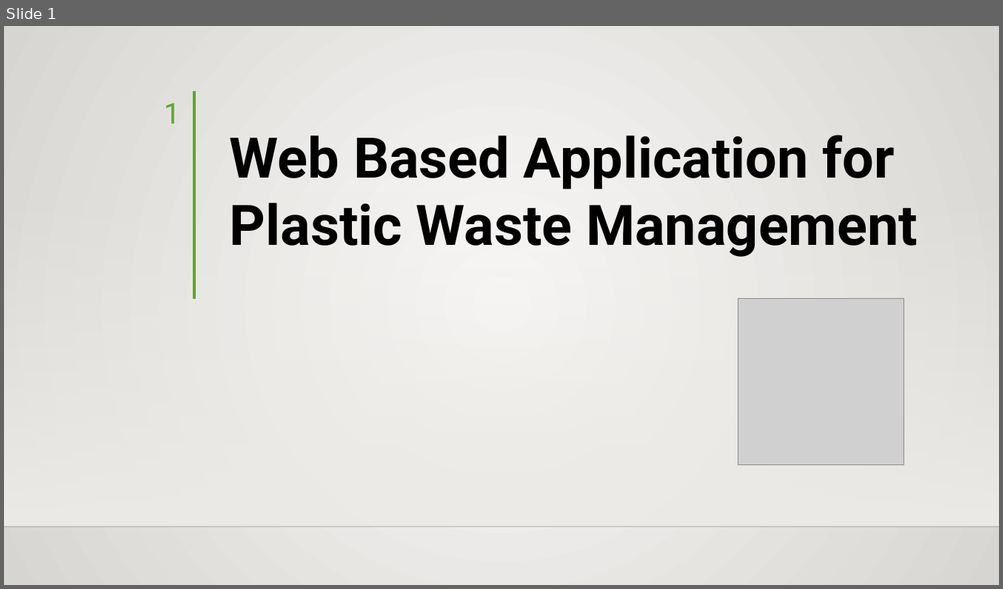
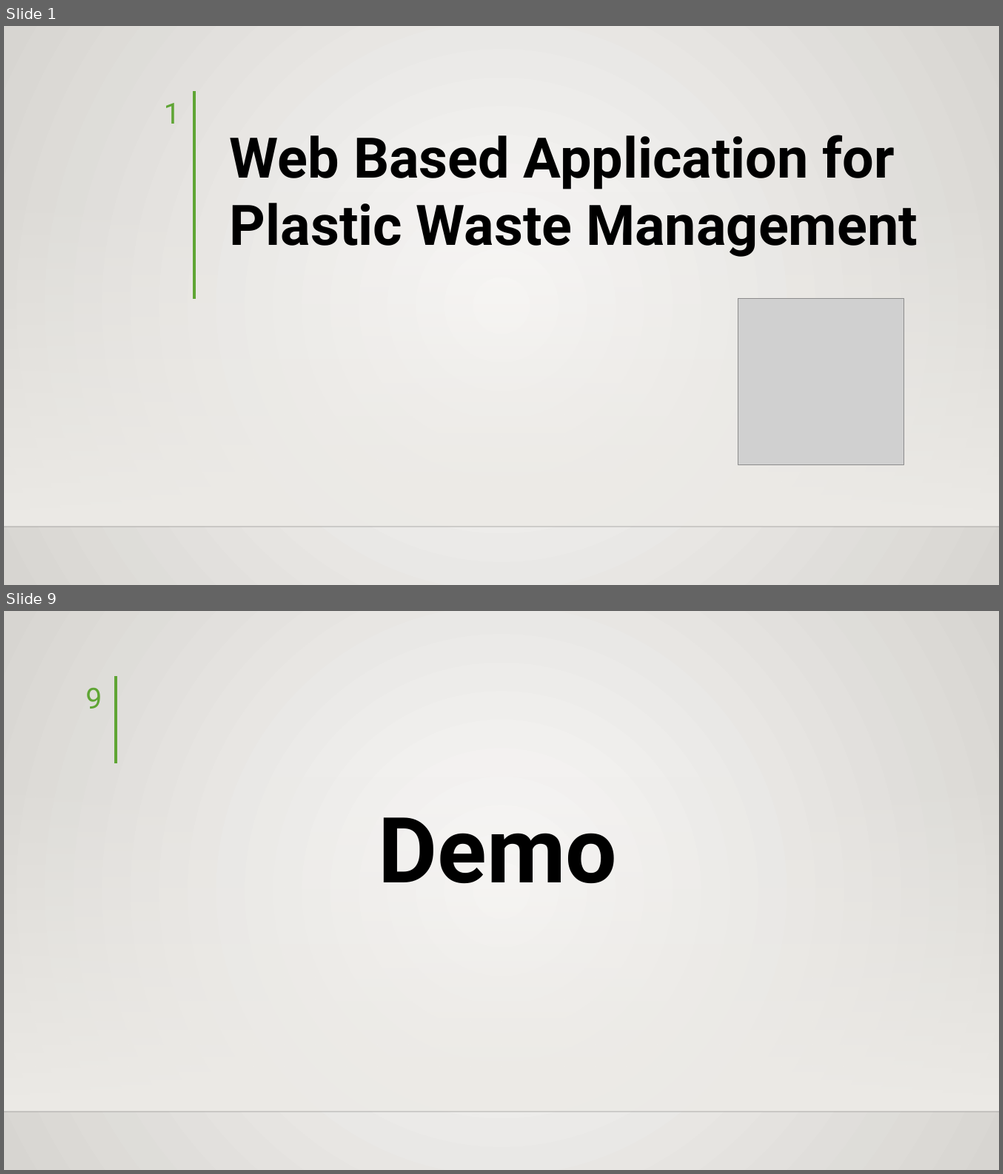
Before and after one commit to hisni/CO227-Project, a slide deck: Presantation/Presentation - Final.pptx. Shown one above the other, each under a label of ours: slide 1 before the commit, slides 1 and 9 after it; the slides between them are not shown. The pictures are 1003x589 and 1003x1174 pixels, drawn with LibreOffice and Linux fonts; fonts in the diff are those of the drawing; grey boxes stand for pictures; background and template pictures are left out. Boxes give left, top, right and bottom in pixels: in the first picture for what was removed or moved away, otherwise in the second. Text is boxed around its words. In the diff, an @@ line names an element or a change of style, - is before the commit and + after.

```diff
--- a/Presantation/Presentation - Final.pptx
+++ b/Presantation/Presentation - Final.pptx
@@ slide 9 added at (4,611,999,1170), background gradient #FAFAF9 to #D7D5D2; not listed: 2 template elements that a slide beside it also shows @@
@@ line added from (116, 676) to (116, 763), #5FA534 3 pt @@
@@ page number added at (85,688,102,709), 28 pt, text #5FA534 @@
+9
@@ text added at (378,817,617,884), 88 pt, text #000000, bold @@
+Demo
```
Also in this commit, not shown: 8 slides changed, 1 other file.
